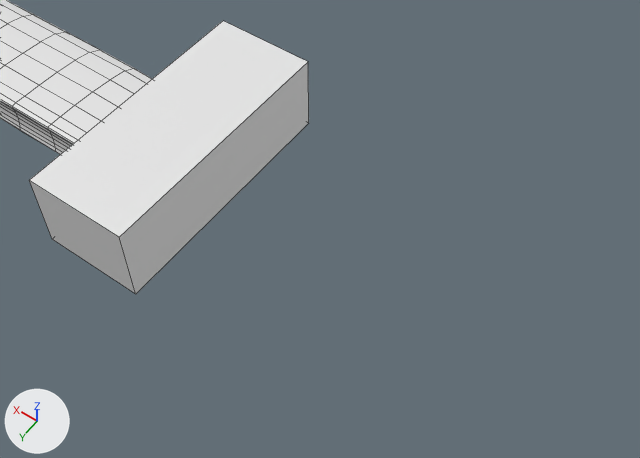
A saved change to the Blender file sword1.blend.
Camera for both pictures: a 50 mm camera at (-9.98, 0.94, 5.17) aimed at (-7.63, -2.35, 0.0). The axes (+X, +Y, +Z) are drawn at lower left. The lights are the same throughout. Mesh edges are drawn as thin lines.

Names of what the first picture shows: 'Blade', 'Hilt'.
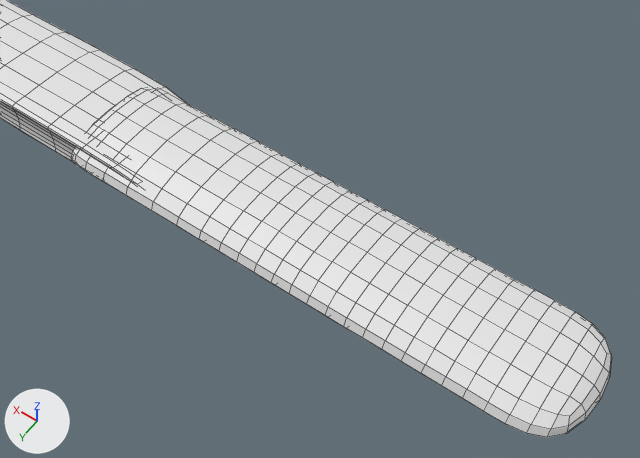
Changed parts and their boxes [x1, y1, x2, y2] in the pictures (640 x 458 px):
```json
{"object": "Handle", "change": "added", "after": [71, 88, 612, 438]}
{"object": "Hilt", "change": "deleted", "before": [29, 21, 309, 294]}
```

Edits to the scene script, one JSON object a line:
```json
{"op": "add", "block": "me_cube_002", "code": ["me_cube_002 = bpy.data.meshes.new('Cube.002')", "me_cube_002.from_pydata(...)  # 32 vertices, 30 faces; spans x -0.99..1.03, y -1.0..1.0, z -1.0..1.0"]}
{"op": "remove", "block": "ob_hilt", "code": ["ob_hilt = bpy.data.objects.new('Hilt', me_cube_001)", "ob_hilt.location = (-6.998, -2.391, -0.03)", "ob_hilt.scale = (1.11, 1.11, 1.11)"]}
{"op": "add", "block": "ob_handle", "code": ["ob_handle = bpy.data.objects.new('Handle', me_cube_002)", "ob_handle.location = (-7.818, -2.267, -0.002)", "ob_handle.scale = (2.17, 0.552, 0.185)", "_m = ob_handle.modifiers.new('Subdivision', 'SUBSURF')", "_m.levels = 6", "_m.render_levels = 0"]}
```
